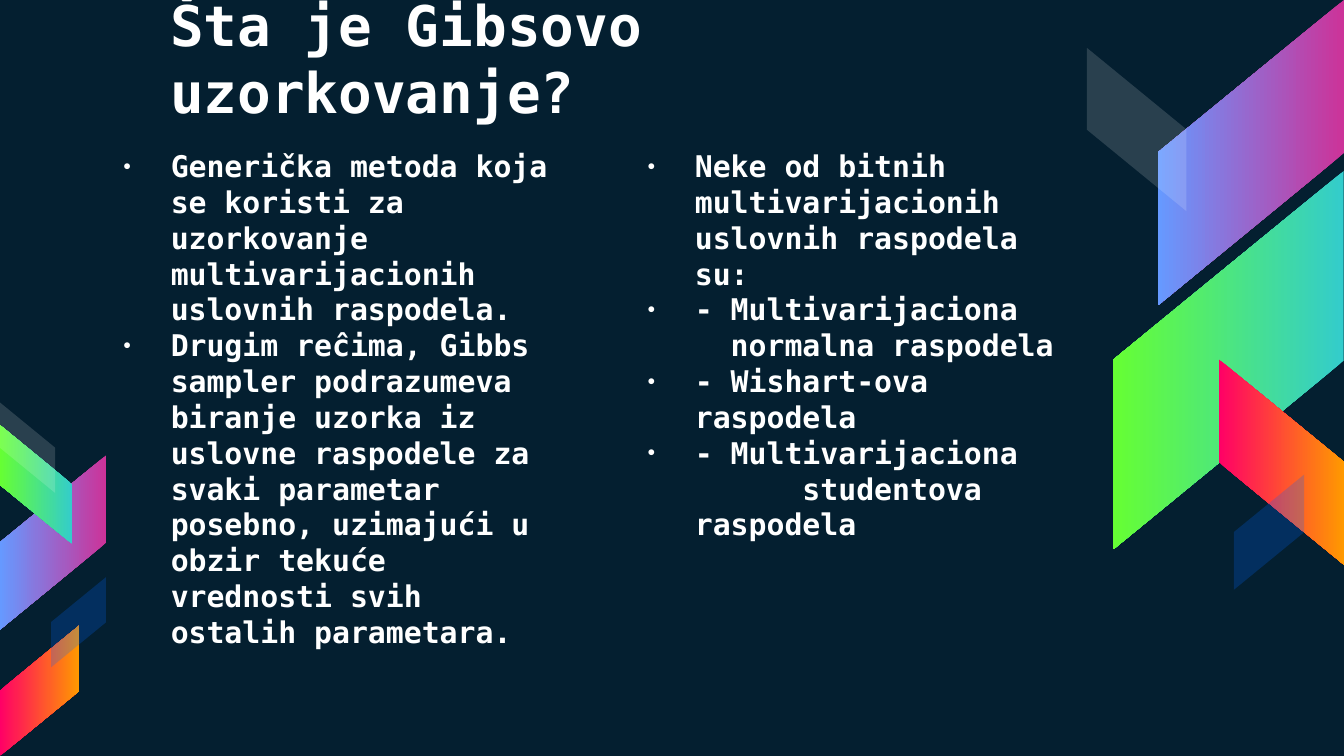
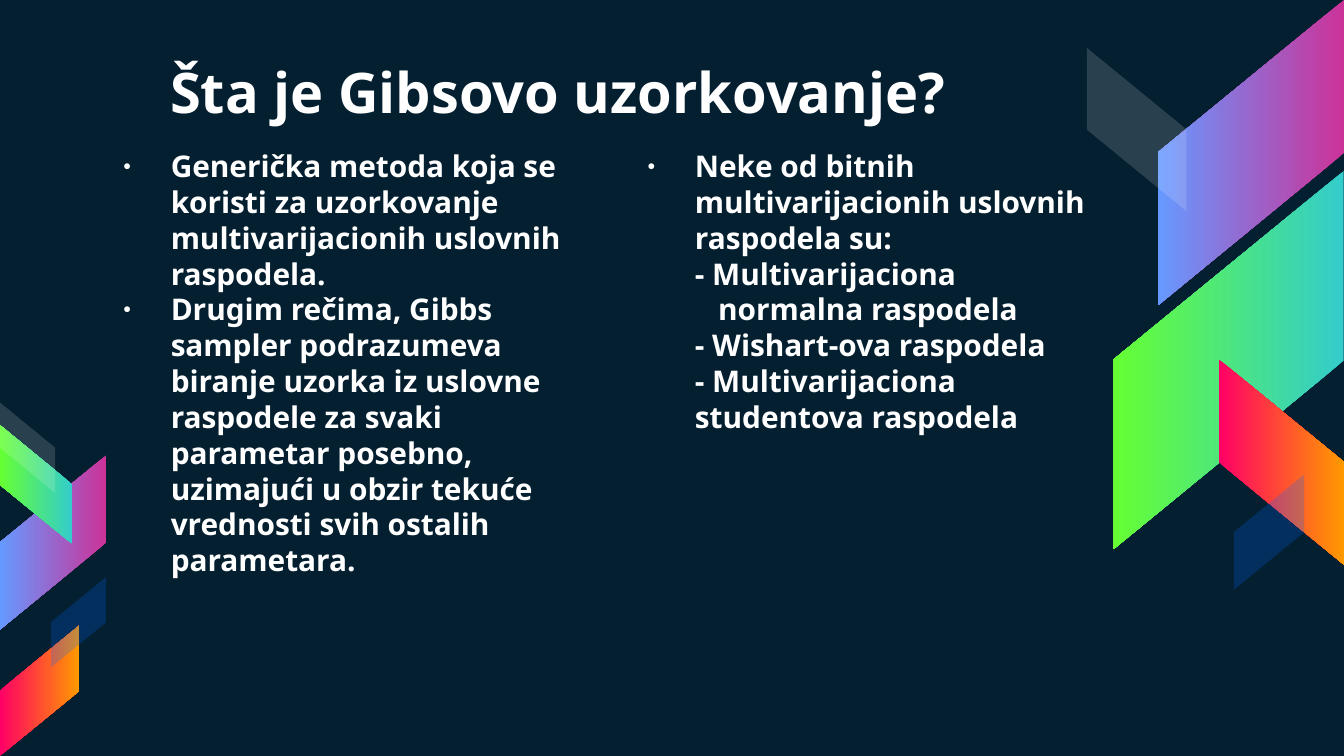
Before and after one commit to AlexJakovljevic/Gibbs-Sampling, a slide deck: slide 2 of gibbs.pptx. Drawn at 1344x756 pixels with LibreOffice and Linux fonts; fonts in the diff are those of the drawing. Boxes give left, top, right and bottom in pixels: in the first picture for what was removed or moved away, otherwise in the second. Text is boxed around its words. In the diff, an @@ line names an element or a change of style, - is before the commit and + after.

```diff
--- a/gibbs.pptx
+++ b/gibbs.pptx
@@ text "Šta je Gibsovo uzorkovanje?" at box(170, 60, 946, 127): font DejaVu Sans Mono to Noto Sans @@
@@ text "Neke od bitnih multivarijacionih uslovnih ..." at box(695, 154, 1085, 436): font DejaVu Sans Mono to Noto Sans; bullet ● to none @@
@@ text at box(171, 154, 561, 293): font DejaVu Sans Mono to Noto Sans in "Generička metoda koja se koristi za uzorkovanje ..." @@
@@ text at box(171, 297, 540, 579): text changed; font DejaVu Sans Mono to Noto Sans @@
-● Drugim reĉima, Gibbs sampler podrazumeva biranje uzorka iz uslovne raspodele za svaki parametar posebno, uzimajući u obzir tekuće vrednosti svih ostalih parametara.
+● Drugim rečima, Gibbs sampler podrazumeva biranje uzorka iz uslovne raspodele za svaki parametar posebno, uzimajući u obzir tekuće vrednosti svih ostalih parametara.
```
Also in this commit, not shown: 4 other slides changed, 12 slides added, 21 slides removed.
